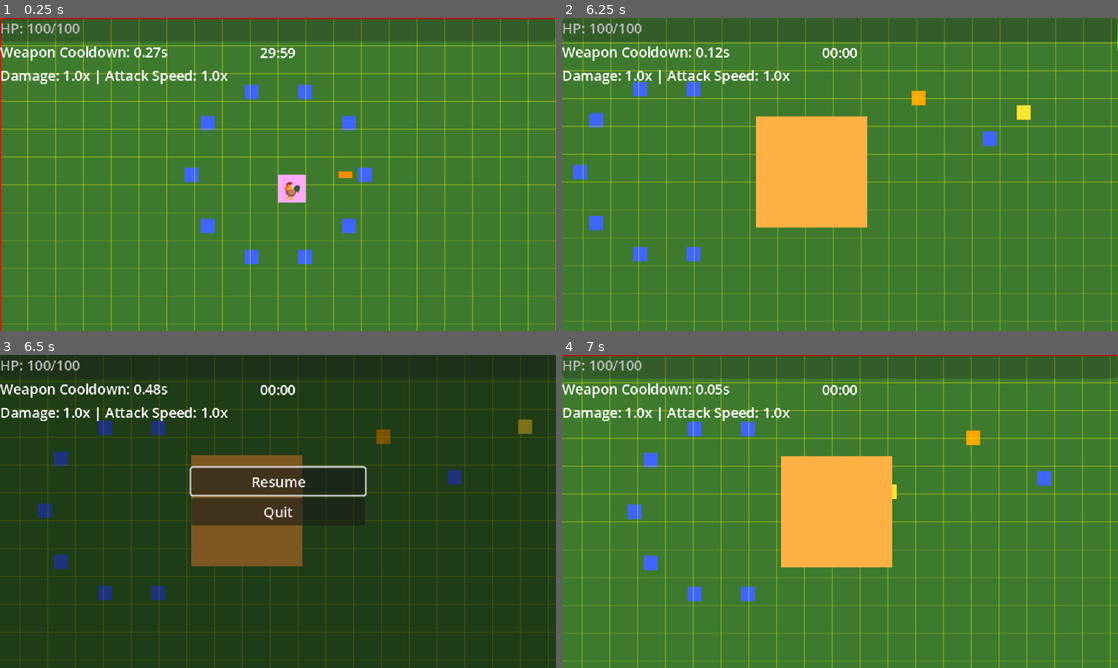
Above: before the commit, frames 1-4 (two rows, left to right).
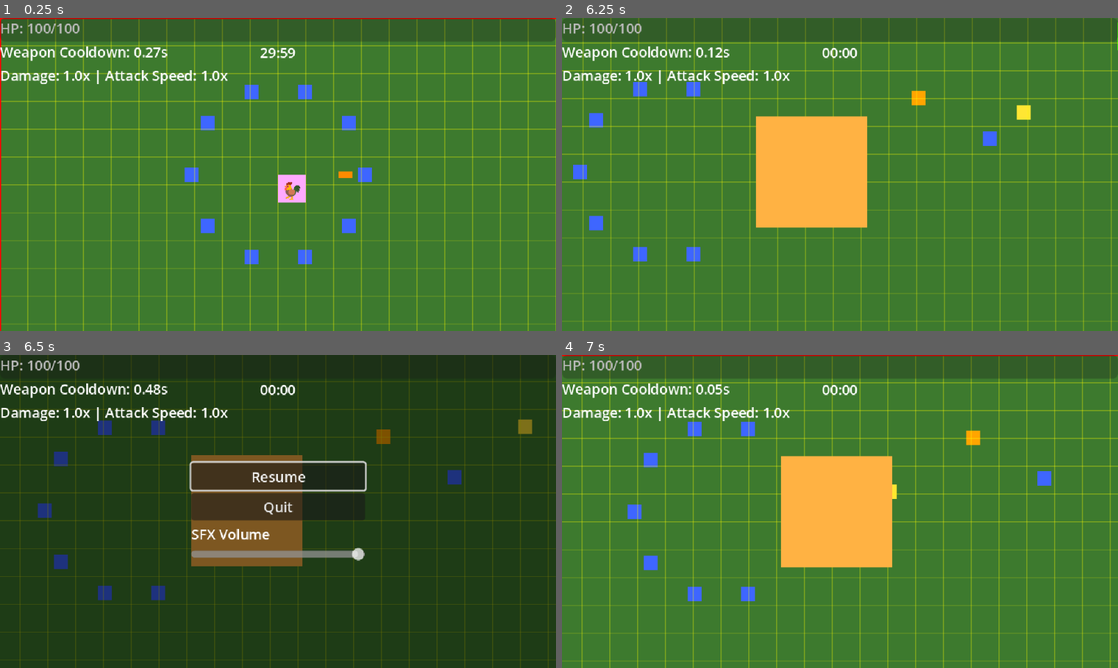
Above: after the commit, the same moments.

Repository: thejoshyee/sarimanok-game
Game: Godot game, scene res://main.tscn
Two runs of this game, one before a commit and one after it. Both use one fixed random seed, a clock stepped at 60 frames per second and the inputs below.
Inputs:
- Up to frame 1 (0.25 s): no input
- Up to frame 2 (6.25 s): tap Enter (ui_accept) at 0.5, 0.77, 3.77, 5.27, 6.02 s; hold Right (move_right) 0.53-1.25 s; hold 1 0.53-1.25 s; click "NEW! Spiral Feathers" at 1.25 s; click "NEW! Feather Shot" at 2 s; click "NEW! Wing Slap" at 2.75 s; hold S (move_down) 3.53-4.28 s; tap 2 at 3.6 s; hold Right (move_right) 4.28-5.03 s; hold 3 4.28-5.03 s; hold Up (move_up) 5.03-5.78 s; tap R at 5.1 s; hold A (move_left) from 5.78 s (still down); tap P at 5.85 s
- Up to frame 3 (6.5 s): keep holding A (move_left); tap Escape (pause) at 6.4 s
- Up to frame 4 (7 s): release A (move_left) at 6.5 s; click "Resume" at 6.5 s

Frames 1-2 are identical in both runs. In frame 3, 3.3% of the frame differs, in the area x 34-66%, y 33-66%; in frame 4, nothing differs.

Commit message:
feat(audio): add SFX volume slider to pause menu
Wire HSlider in pause menu to AudioServer SFX bus via linear_to_db,
with full mute at slider=0.

Diff:
--- a/game/scenes/ui/pause_menu.tscn
+++ b/game/scenes/ui/pause_menu.tscn
@@ -1,11 +1,11 @@
-[gd_scene load_steps=2 format=3 uid="uid://cg2j7pspt52yr"]
+[gd_scene format=3 uid="uid://cg2j7pspt52yr"]
 
 [ext_resource type="Script" uid="uid://bloqhf7yjgrj7" path="res://scripts/ui/pause_menu.gd" id="1_6tw0m"]
 
-[node name="CanvasLayer" type="CanvasLayer"]
+[node name="CanvasLayer" type="CanvasLayer" unique_id=1377885446]
 script = ExtResource("1_6tw0m")
 
-[node name="ColorRect" type="ColorRect" parent="."]
+[node name="ColorRect" type="ColorRect" parent="." unique_id=605506368]
 anchors_preset = 15
 anchor_right = 1.0
 anchor_bottom = 1.0
@@ -13,7 +13,7 @@
 grow_vertical = 2
 color = Color(0, 0, 0, 0.50980395)
 
-[node name="VBoxContainer" type="VBoxContainer" parent="."]
+[node name="VBoxContainer" type="VBoxContainer" parent="." unique_id=490165648]
 custom_minimum_size = Vector2(200, 100)
 anchors_preset = 8
 anchor_left = 0.5
@@ -27,10 +27,20 @@
 grow_horizontal = 2
 grow_vertical = 2
 
-[node name="Resume" type="Button" parent="VBoxContainer"]
+[node name="Resume" type="Button" parent="VBoxContainer" unique_id=1891236362]
 layout_mode = 2
 text = "Resume"
 
-[node name="Quit" type="Button" parent="VBoxContainer"]
+[node name="Quit" type="Button" parent="VBoxContainer" unique_id=640944666]
 layout_mode = 2
 text = "Quit"
+
+[node name="SFXLabel" type="Label" parent="VBoxContainer" unique_id=1601207175]
+layout_mode = 2
+text = "SFX Volume"
+
+[node name="SFXSlider" type="HSlider" parent="VBoxContainer" unique_id=781062664]
+layout_mode = 2
+max_value = 1.0
+step = 0.01
+value = 1.0
--- a/game/scripts/ui/pause_menu.gd
+++ b/game/scripts/ui/pause_menu.gd
@@ -9,6 +9,8 @@
 	# Connect button signals
 	$VBoxContainer/Resume.pressed.connect(_on_resume_pressed)
 	$VBoxContainer/Quit.pressed.connect(_on_quit_pressed)
+	$VBoxContainer/SFXSlider.value_changed.connect(_on_sfx_slider_changed)
+
 
 func _input(event: InputEvent) -> void:
 	# Listen for pause action (esc key or start button)
@@ -43,3 +45,12 @@
 # Called every frame. 'delta' is the elapsed time since the previous frame.
 func _process(_delta: float) -> void:
 	pass
+
+
+func _on_sfx_slider_changed(value: float) -> void:
+	# Convert linear slider value (0–1) to decibels for the SFX bus.
+	var sfx_bus := AudioServer.get_bus_index("SFX")
+	if value <= 0.0:
+		AudioServer.set_bus_volume_db(sfx_bus, -80.0)
+	else:
+		AudioServer.set_bus_volume_db(sfx_bus, linear_to_db(value))
Not shown, changed: .taskmaster/tasks/tasks.json
